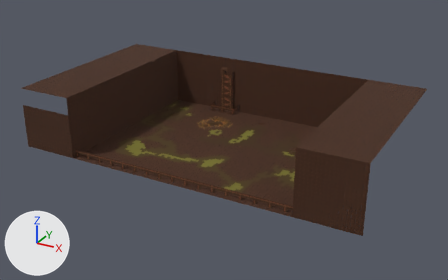
The OBJ model Assets/Levels/Level3D/Models/Enviro.obj, before and after one commit.
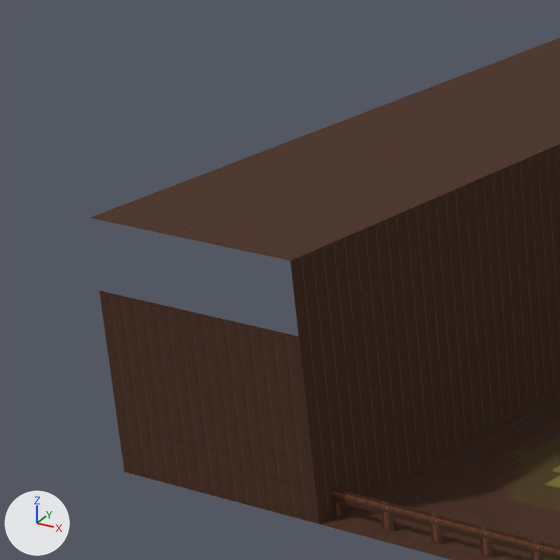
Old and new are each drawn whole from a camera (50 mm lens) standing at (83.9, -154.6, 75.2) and looking at (4.5, -10.1, 3.0) and again close up on the part from 0% to 29% of the width and 14% to 59% of the height. Arrows for +X, +Y and +Z are at lower left; the lights stay in place. Where no turn or scale is listed for an object, it has been applied to the vertices. Vertices at the same position are counted once.
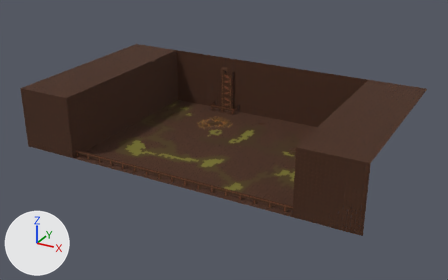
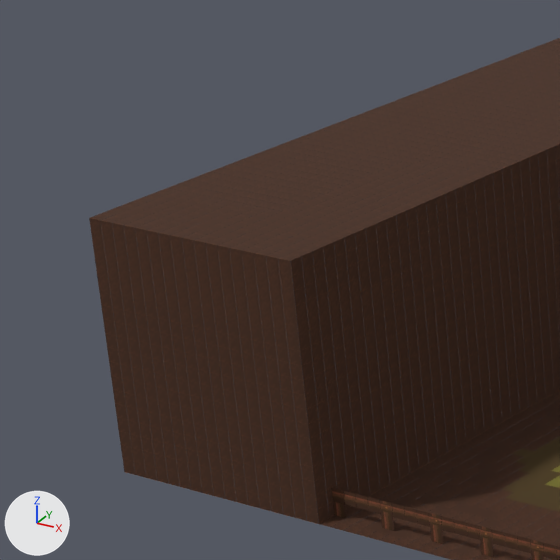
Location of each change, [x1, y1, x2, y2] in pixels of the close-ups (560 x 560 px):
'Default', reshaped: before [90, 38, 560, 560]; after [89, 38, 560, 560]
part 1 of me_default, added (brown): after [89, 218, 298, 336]

The change, as a diff of the scene's bpy script:
```diff
--- a/Assets/Levels/Level3D/Models/Enviro.obj.py
+++ b/Assets/Levels/Level3D/Models/Enviro.obj.py
@@ me_default @@
 # used by ob_default; location = (0.0, 0.0, 0.0)
-me_default.from_pydata(...)  # 9748 vertices, 18947 faces; spans x -47.0..54.0, y -36.0..20.0, z -1.5..18.0
+me_default.from_pydata(...)  # 9816 vertices, 19117 faces; spans x -47.0..54.0, y -36.0..20.0, z -1.5..18.0
+# me_default part 1
+# 20 new vertices lie (-1.0, 0.0, -1.0) away from vertices in x -46.0..-30.0, y -36.0, z 15.0..18.0
+# 18 new vertices lie (-1.0, 0.0, -1.0) away from vertices in x -46.0..-31.0, y -36.0, z 15.0..17.0
+# 16 new vertices lie (-1.0, 0.0, -1.0) away from vertices in x -46.0..-32.0, y -36.0, z 15.0..16.0
+# 14 new vertices lie (0.0, 0.0, 1.0) away from vertices in x -47.0..-34.0, y -36.0, z 13.0
+# 170 new faces join them, mat_9
 me_default.materials.append(mat_3)
```
